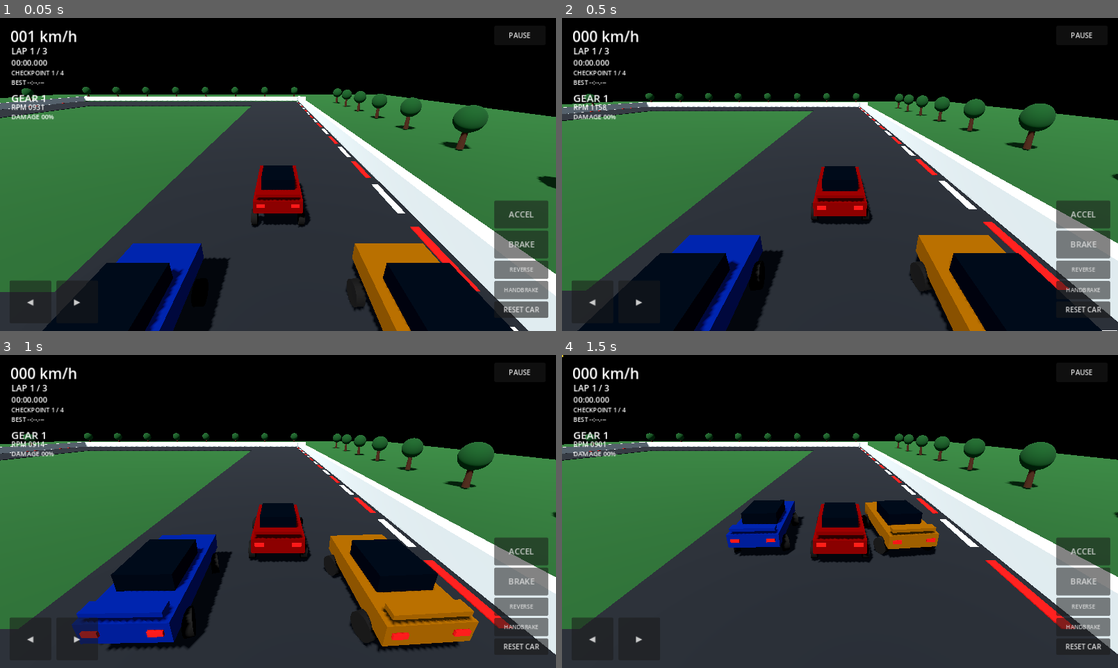
Above: before the commit, frames 1-4 (two rows, left to right).
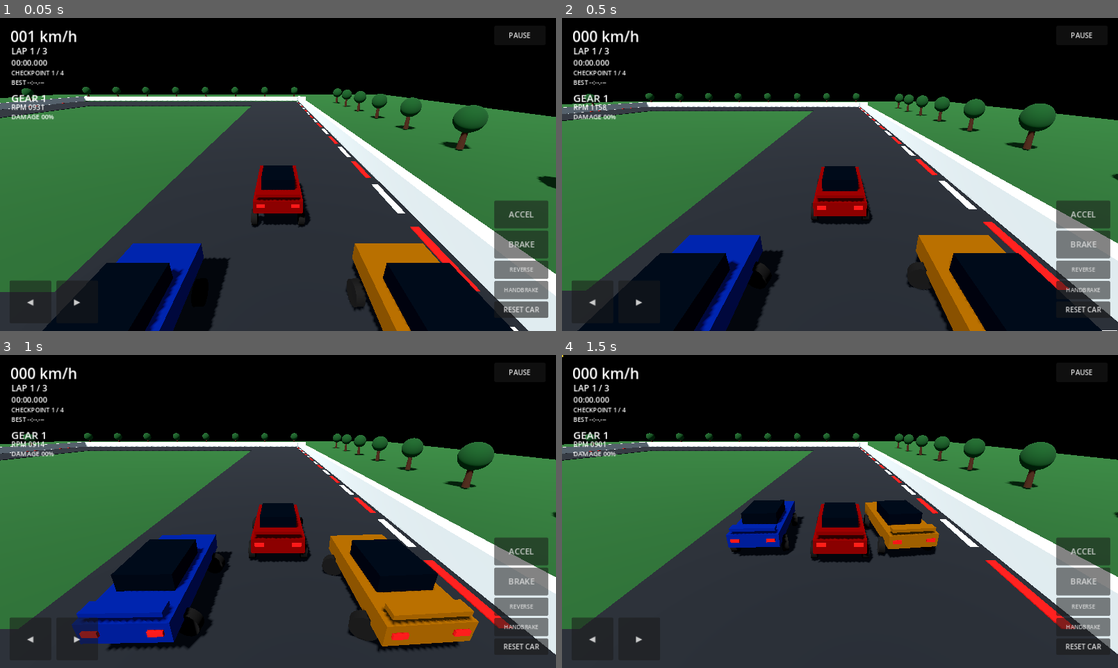
Above: after the commit, the same moments.

Repository: mojiolatunji34-cpu/Apex-
Game: Godot game, scene res://scenes/main.tscn
Same seed, same stepped clock (60 frames per second), same inputs: the game is played once before the commit and once after it.
Inputs:
- Up to frame 1 (0.05 s): no input
- Up to frame 2 (0.5 s): no input
- Up to frame 3 (1 s): hold D (steer_right) from 0.53 s (still down)
- Up to frame 4 (1.5 s): release D (steer_right) at 1.28 s; hold Space (brake) from 1.28 s (still down)

Frame 1 is identical in both runs. In frame 2, 0.1% of the frame differs, in the area x 34-66%, y 77-89%; in frame 3, 0.2%, in the area x 32-68%, y 63-94%; in frame 4, less than 0.1%.

Commit message:
Add independent front wheel steering pivots and validate wheel assemblies

Diff:
--- a/scripts/car_controller.gd
+++ b/scripts/car_controller.gd
@@ -30,6 +30,7 @@
 var brake_input: float = 0.0
 var handbrake_input: float = 0.0
 var wheel_visuals: Array[MeshInstance3D] = []
+var wheel_steering_pivots: Array[Node3D] = []
 var suspension_rays: Array[RayCast3D] = []
 var wheel_is_front: Array[bool] = []
 var previous_compression: Array[float] = [0.0, 0.0, 0.0, 0.0]
@@ -194,8 +195,8 @@
 		longitudinal_force = clampf(longitudinal_force, -max_tyre_force, max_tyre_force)
 		apply_force(wheel_forward * longitudinal_force, hit_point - global_position)
 
-		wheel.position = to_local(hit_point + hit_normal * wheel_radius)
-		wheel.rotation.y = steer_angle
+		wheel_steering_pivots[i].position = to_local(hit_point + hit_normal * wheel_radius)
+		wheel_steering_pivots[i].rotation.y = steer_angle
 		wheel.visible = true
 		wheel.rotate_object_local(Vector3.RIGHT, long_speed * delta / maxf(wheel_radius, 0.01))
 
@@ -407,6 +408,12 @@
 			suspension_rays.append(ray)
 			wheel_is_front.append(z < 0.0)
 
+			var wheel_pivot := Node3D.new()
+			wheel_pivot.name = "FrontWheelPivot" if z < 0.0 else "RearWheelPivot"
+			wheel_pivot.position = Vector3(x, -0.1, z)
+			add_child(wheel_pivot)
+			wheel_steering_pivots.append(wheel_pivot)
+
 			var wheel := MeshInstance3D.new()
 			var wheel_mesh := CylinderMesh.new()
 			wheel_mesh.top_radius = wheel_radius
@@ -414,9 +421,8 @@
 			wheel_mesh.height = 0.24
 			wheel.mesh = wheel_mesh
 			wheel.rotation.z = PI / 2.0
-			wheel.position = Vector3(x, -0.1, z)
 			wheel.material_override = wheel_material
-			add_child(wheel)
+			wheel_pivot.add_child(wheel)
 			wheel_visuals.append(wheel)
 
 	# Visible headlamps and emissive rear brake lamps help communicate vehicle orientation.
--- a/tests/smoke_test.gd
+++ b/tests/smoke_test.gd
@@ -35,6 +35,10 @@
 		return
 	if player.body_animation_nodes.size() < 5:
 		push_error("Smoke test failed: animated body visual nodes were not registered")
+		quit(1)
+		return
+	if player.wheel_steering_pivots.size() != 4 or player.wheel_visuals.size() != 4:
+		push_error("Smoke test failed: four wheel steering pivots and wheel meshes were not created")
 		quit(1)
 		return
 	if player.get_node_or_null("EngineAudio") == null:
